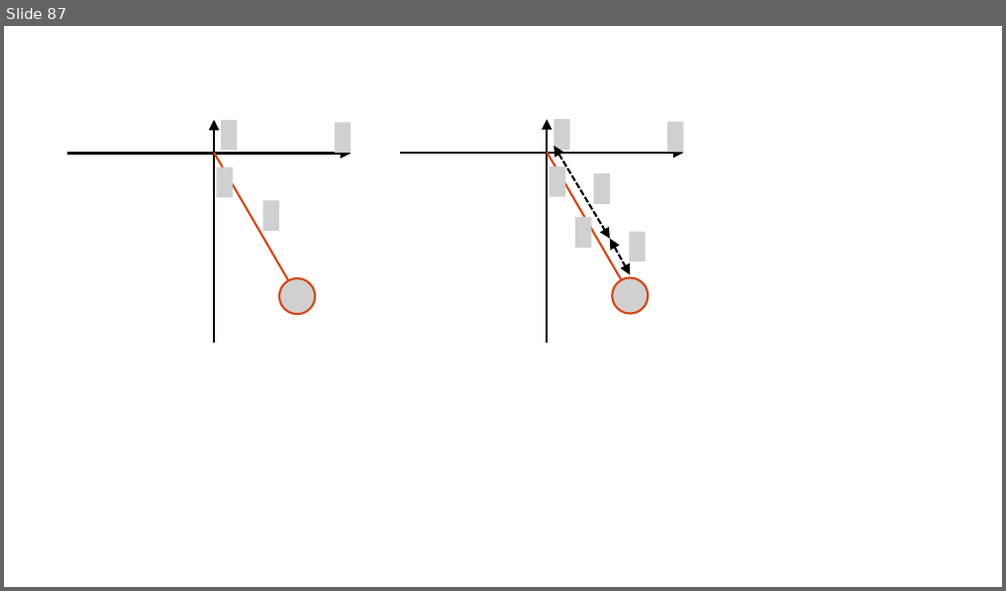
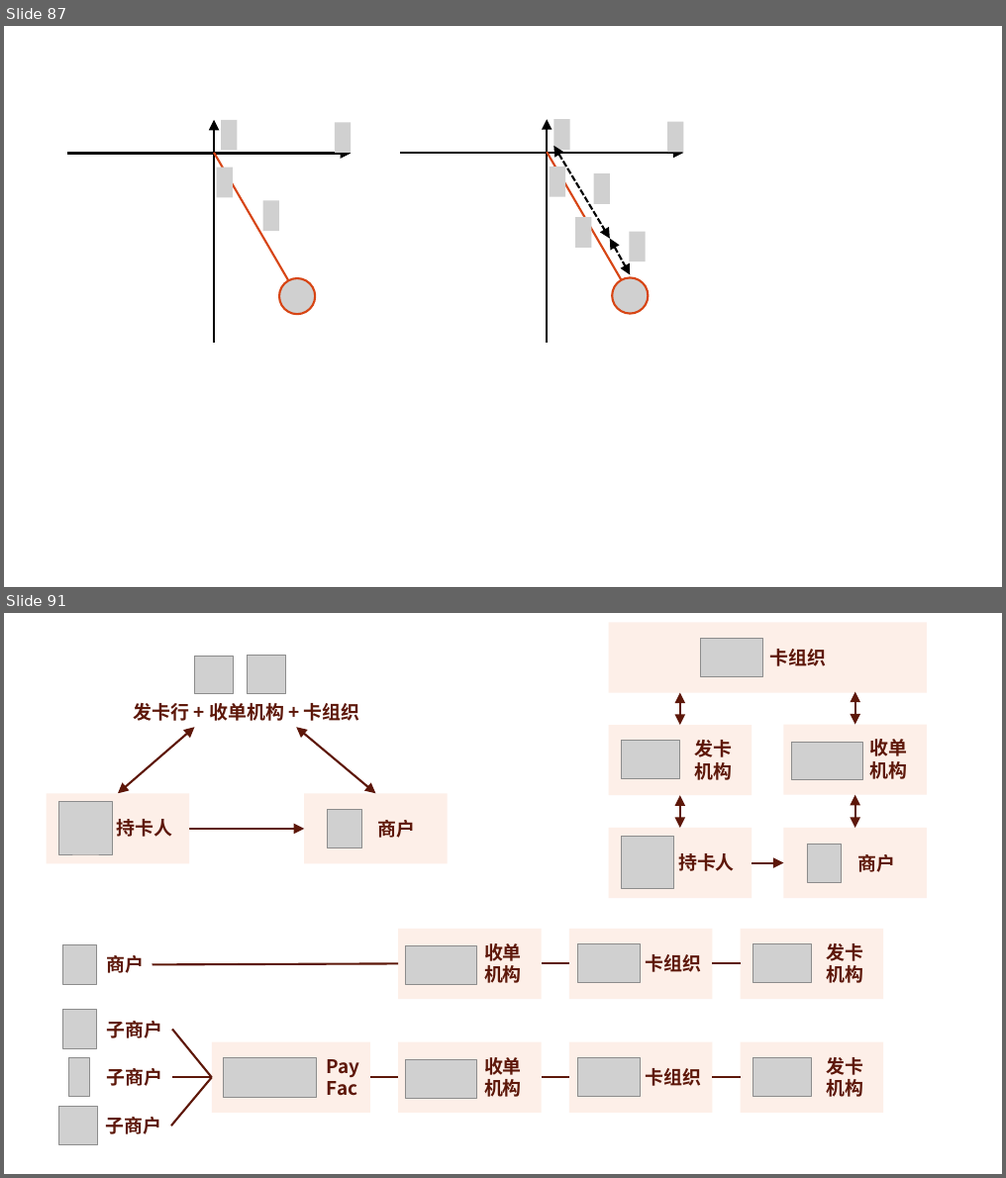
Before and after one commit to WCY-dt/blog, a slide deck: dev/博客.pptx. Shown one above the other, each under a label of ours: slide 87 before the commit, slides 87 and 91 after it; the slides between them are not shown. The pictures are 1006x591 and 1006x1178 pixels, drawn with LibreOffice and Linux fonts; fonts in the diff are those of the drawing; grey boxes stand for pictures. Boxes give left, top, right and bottom in pixels: in the first picture for what was removed or moved away, otherwise in the second. Text is boxed around its words. In the diff, an @@ line names an element or a change of style, - is before the commit and + after.

```diff
--- a/dev/博客.pptx
+++ b/dev/博客.pptx
@@ slide 91 added at (x1=4, y1=613, x2=1002, y2=1174), background #FFFFFF @@
@@ group added at (x1=47, y1=655, x2=448, y2=863): 4 pictures, 3 texts, 2 rectangles, 2 double arrows, 1 arrow @@
+商户
+发卡行 + 收单机构 + 卡组织
+持卡人
@@ group added at (x1=609, y1=622, x2=927, y2=898): 5 rectangles, 5 texts, 5 pictures, 4 double arrows, 1 arrow @@
+持卡人
+商户
+发卡
+机构
+收单机构
+卡组织
@@ group added at (x1=58, y1=929, x2=884, y2=1146): 11 pictures, 11 texts, 9 lines, 7 rectangles @@
+商户
+发卡
+机构
+收单机构
+卡组织
+Pay
+Fac
+发卡
+机构
+收单机构
+卡组织
+子商户
+子商户
+子商户
```
Also in this commit, not shown: 6 other slides added, 25 other files.
